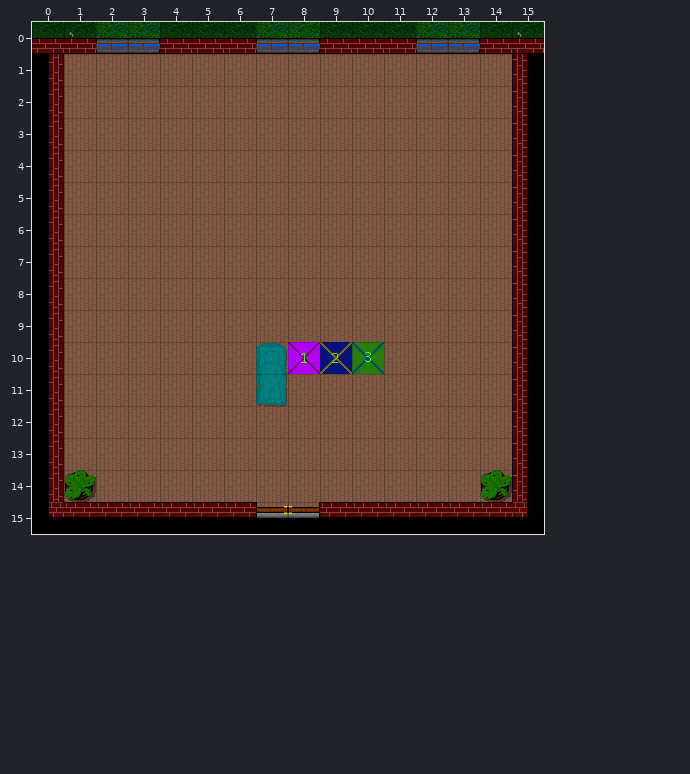
One commit to this Tiled map (JSON): assets/maps/dining_room.json. Above: the version before the commit.
Cells are 32x32 px. Shown: x 0..15, y 0..15.
Once edited:
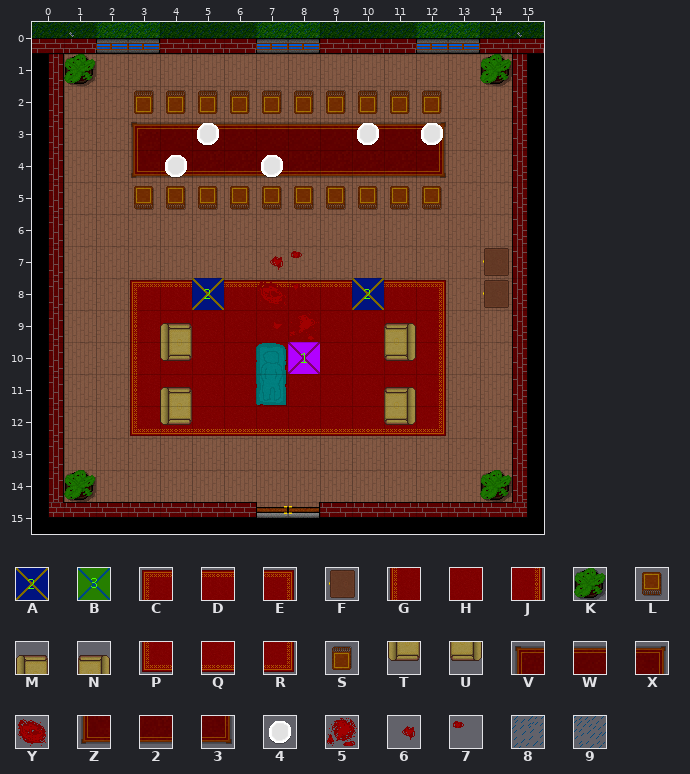
Key: from "tileset": A 8, B 9, C 17, D 18, E 19, F 26, G 27, H 28, J 29, K 30, L 31, M 32, N 33, P 37, Q 38, R 39, S 41, T 42, U 43, V 50, W 51, X 52, Y 59, Z 60, 2 61, 3 62, 4 64, 5 69, 6 78, 7 79, 8 98, 9 99.
_ is an empty cell.
Tiles of an added or newly shown layer are drawn over the layers below it.
Changes in this commit:
Layer "Rain":
y 0: x 0..1 99 -> 88; x 4 9 -> 8; x 8 9 -> 8; x 14..15 99 -> 88
Layer "Carpet" (added):
y 8: x 3..4 __ -> CD; x 6..9 ____ -> DDDD; x 11..12 __ -> DE
y 9: x 3..12 __________ -> GHHHHHHHHJ
y 10: x 3..7 _____ -> GHHHH; x 9..12 ____ -> HHHJ
y 11: x 3..12 __________ -> GHHHHHHHHJ
y 12: x 3..12 __________ -> PQQQQQQQQR
Layer "Furniture":
y 1: x 1 _ -> K; x 14 _ -> K
y 2: x 3..12 __________ -> SSSSSSSSSS
y 3: x 3..12 __________ -> VWWWWWWWWX
y 4: x 3..12 __________ -> Z222222223
y 5: x 3..12 __________ -> LLLLLLLLLL
y 7..8: x 14 _ -> F
y 9: x 4 _ -> M; x 11 _ -> N
y 10: x 4 _ -> T; x 11 _ -> U
y 11: x 4 _ -> M; x 11 _ -> N
y 12: x 4 _ -> T; x 11 _ -> U
Layer "Death scene":
y 7: x 7..8 __ -> 67
y 8: x 5 _ -> A; x 7..8 __ -> Y7; x 10 _ -> A
y 9: x 7..8 __ -> 65
y 10: x 9..10 AB -> __
Layer "Plates" (added):
y 3: x 5 _ -> 4; x 10 _ -> 4; x 12 _ -> 4
y 4: x 4 _ -> 4; x 7 _ -> 4
Pixel boxes of the changes (left, top, right, bottom) in both pictures:
changed: (32, 22, 96, 86)
changed: (160, 22, 192, 38)
changed: (288, 22, 320, 38)
changed: (480, 22, 544, 86)
added: (131, 90, 446, 210)
changed: (130, 251, 446, 436)
added: (483, 248, 509, 308)
